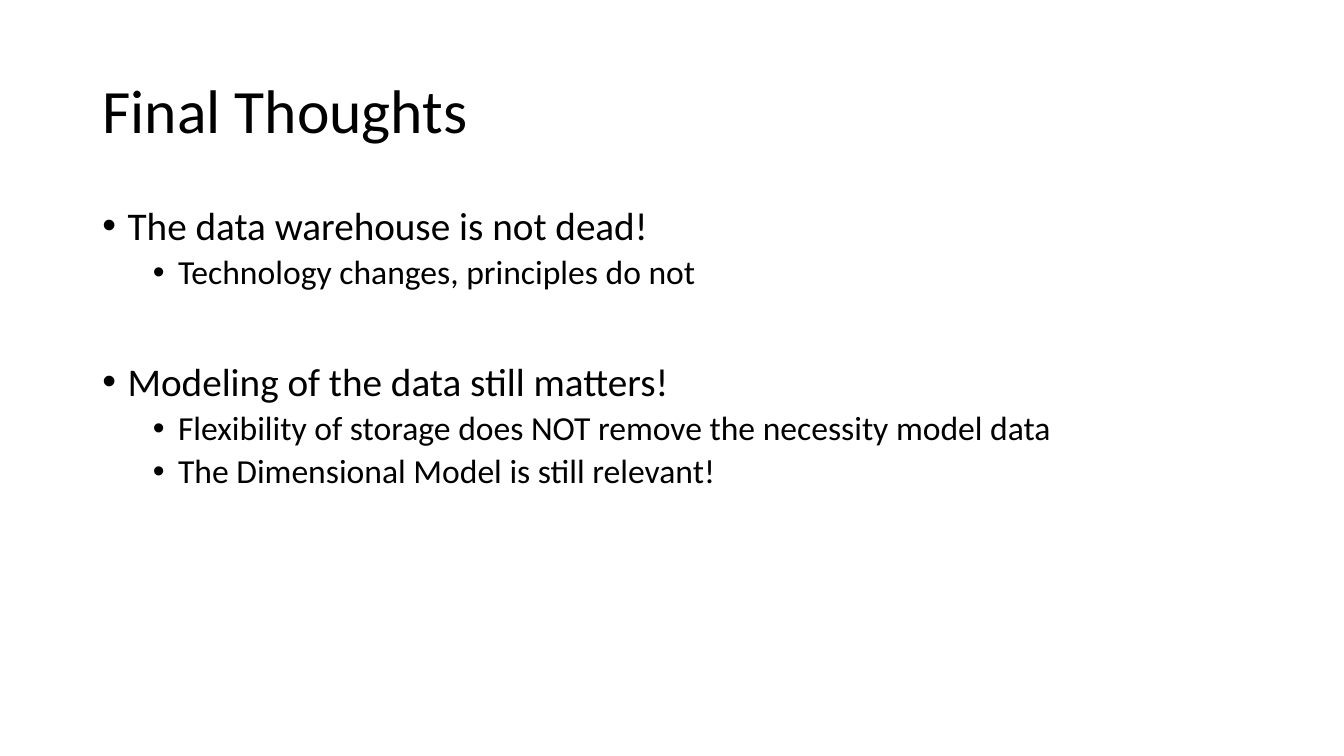
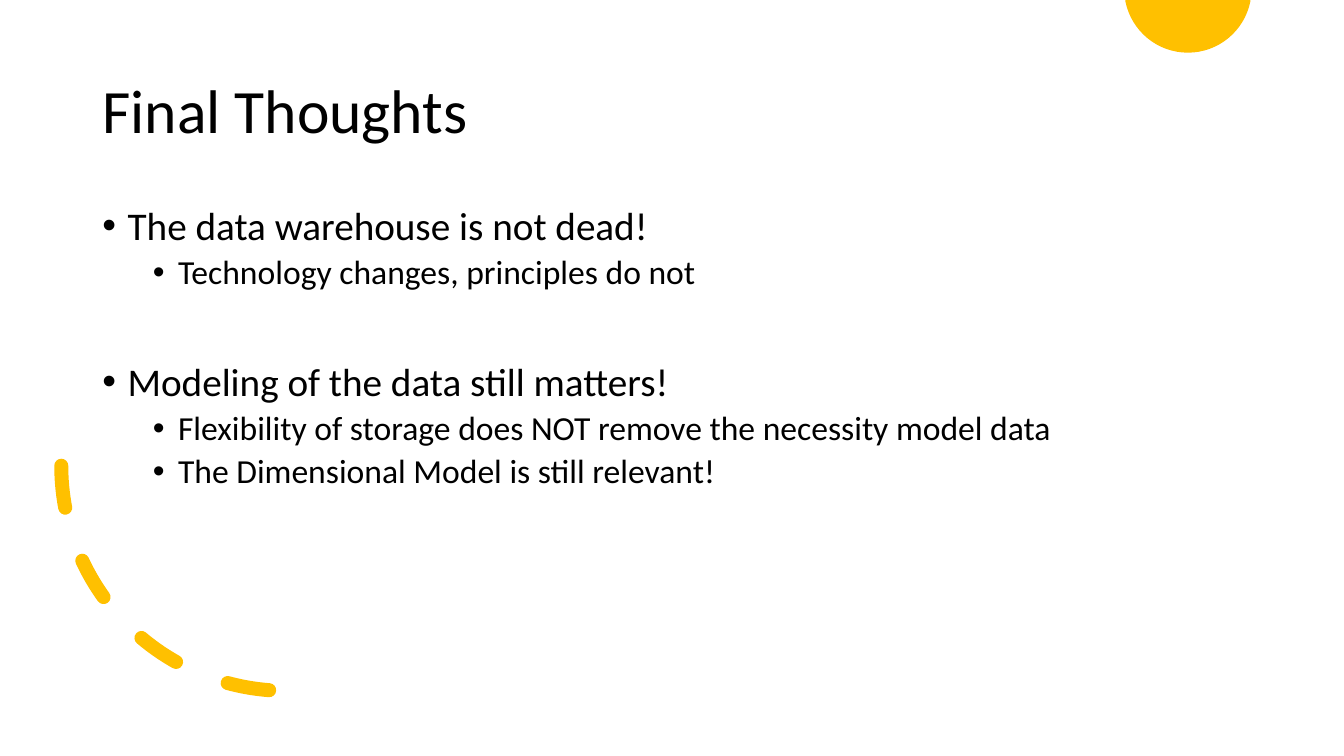
Before and after one commit to shswindell42/Presentations, a slide deck: slide 17 of Building a Data Lakehouse/Building a Data Lakehouse.pptx. Drawn at 1344x756 pixels with LibreOffice and Linux fonts; fonts in the diff are those of the drawing. Boxes give left, top, right and bottom in pixels: in the first picture for what was removed or moved away, otherwise in the second. Text is boxed around its words. In the diff, an @@ line names an element or a change of style, - is before the commit and + after.

```diff
--- a/Building a Data Lakehouse/Building a Data Lakehouse.pptx
+++ b/Building a Data Lakehouse/Building a Data Lakehouse.pptx
@@ freeform shape added at [1125, 0, 1250, 52], fill #FFC000 @@
@@ arc (boxed as its full ellipse) added at [62, 241, 512, 692], outline #FFC000 10 pt dashed @@
```
Also in this commit, not shown: 12 other slides changed.
